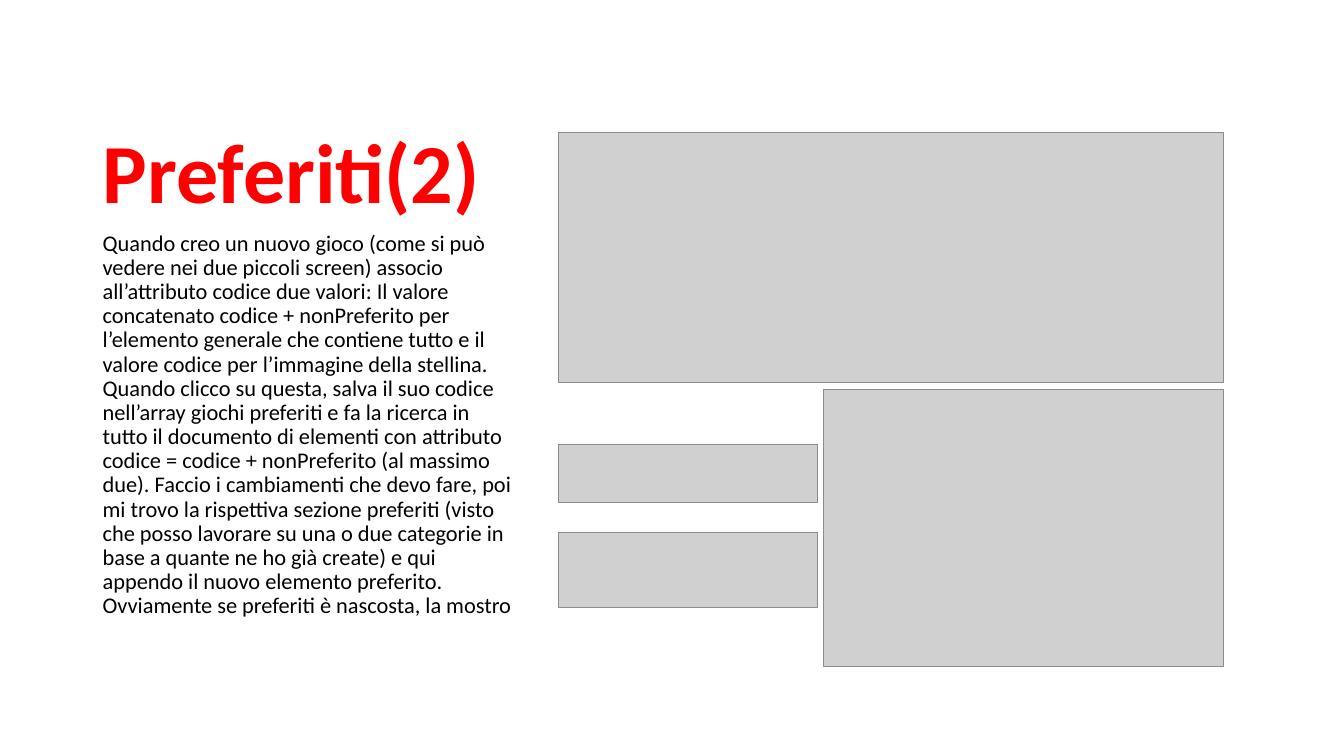
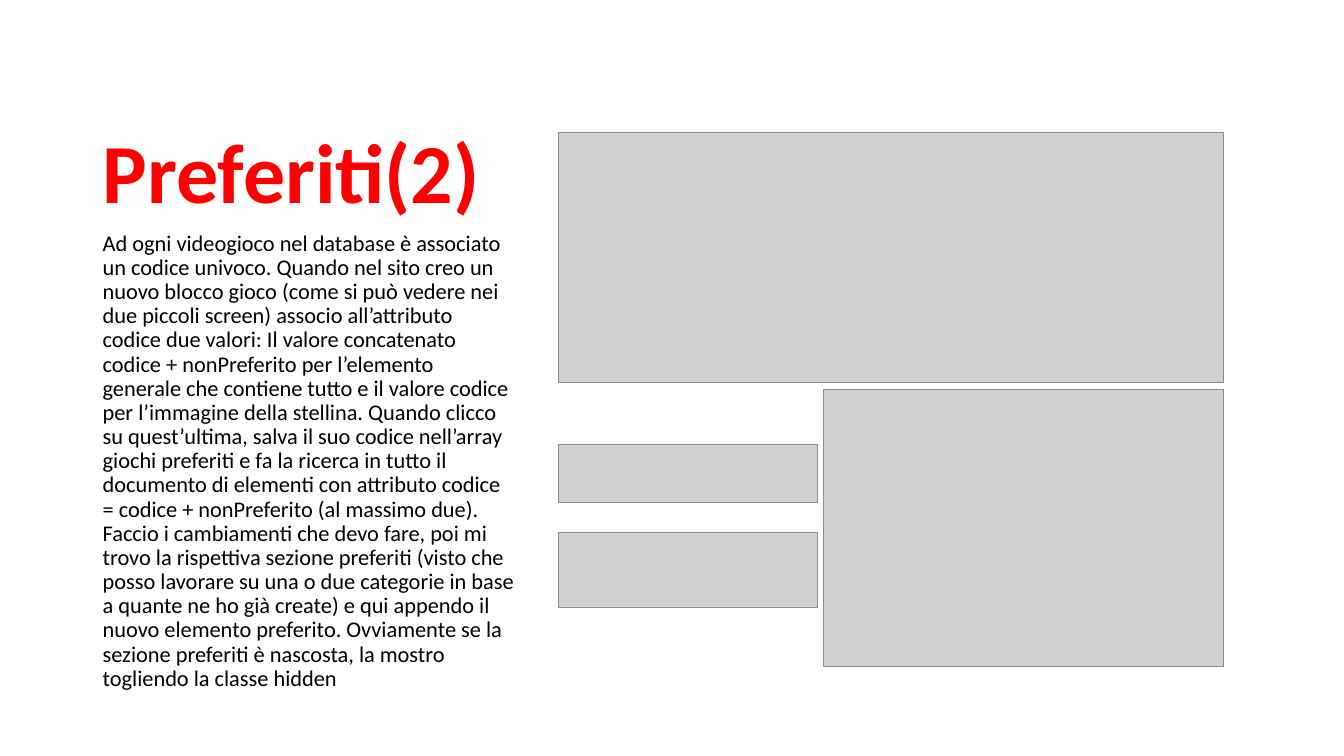
Before and after one commit to TheGarbage/mhw2, a slide deck: slide 7 of mhw2.pptx. Drawn at 1344x756 pixels with LibreOffice and Linux fonts; fonts in the diff are those of the drawing; grey boxes stand for pictures. Boxes give left, top, right and bottom in pixels: in the first picture for what was removed or moved away, otherwise in the second. Text is boxed around its words. In the diff, an @@ line names an element or a change of style, - is before the commit and + after.

```diff
--- a/mhw2.pptx
+++ b/mhw2.pptx
@@ text at (103,235,513,690): text changed @@
-Quando creo un nuovo gioco (come si può vedere nei due piccoli screen) associo all’attributo codice due valori: Il valore concatenato codice + nonPreferito per l’elemento generale che contiene tutto e il valore codice per l’immagine della stellina. Quando clicco su questa, salva il suo codice nell’array giochi preferiti e fa la ricerca in tutto il documento di elementi con attributo codice = codice + nonPreferito (al massimo due). Faccio i cambiamenti che devo fare, poi mi trovo la rispettiva sezione preferiti (visto che posso lavorare su una o due categorie in base a quante ne ho già create) e qui appendo il nuovo elemento preferito. Ovviamente se preferiti è nascosta, la mostro
+Ad ogni videogioco nel database è associato un codice univoco. Quando nel sito creo un nuovo blocco gioco (come si può vedere nei due piccoli screen) associo all’attributo codice due valori: Il valore concatenato codice + nonPreferito per l’elemento generale che contiene tutto e il valore codice per l’immagine della stellina. Quando clicco su quest’ultima, salva il suo codice nell’array giochi preferiti e fa la ricerca in tutto il documento di elementi con attributo codice = codice + nonPreferito (al massimo due). Faccio i cambiamenti che devo fare, poi mi trovo la rispettiva sezione preferiti (visto che posso lavorare su una o due categorie in base a quante ne ho già create) e qui appendo il nuovo elemento preferito. Ovviamente se la sezione preferiti è nascosta, la mostro togliendo la classe hidden
```
Also in this commit, not shown: 10 other slides changed.
